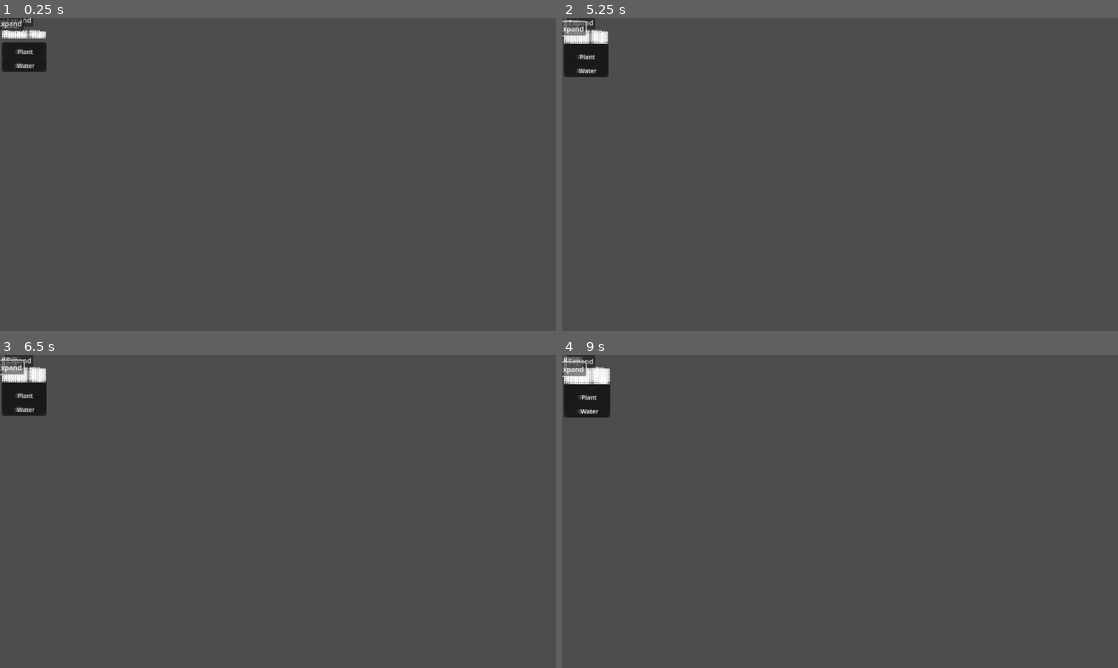
Above: before the commit, frames 1-4 (two rows, left to right).
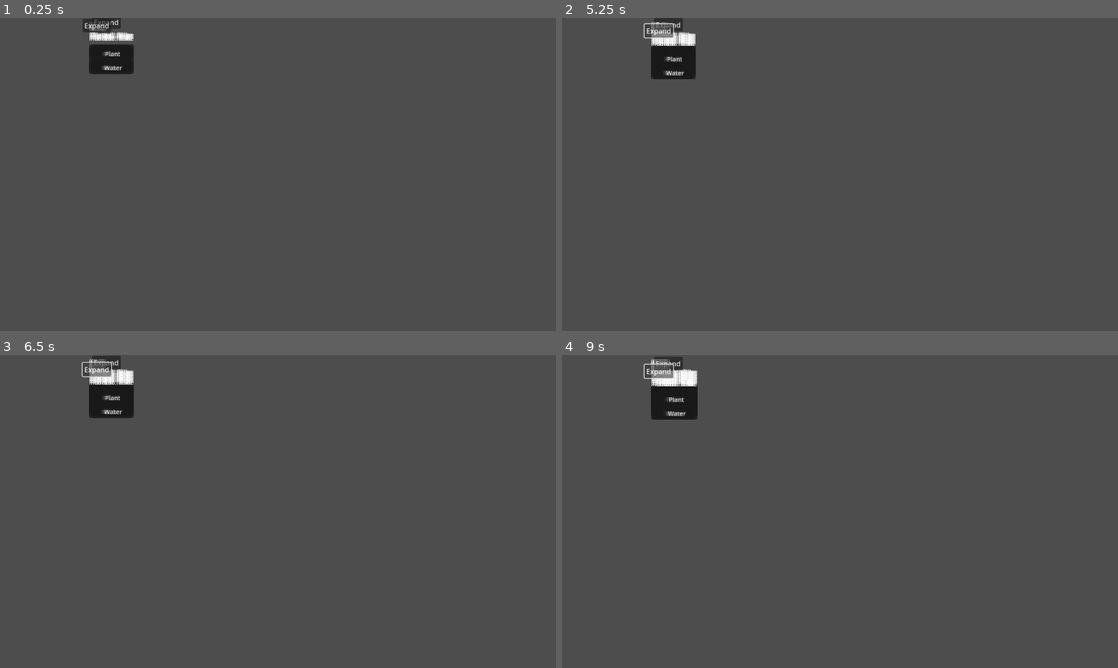
Above: after the commit, the same moments.

Repository: AtkinTC/Godot-Garden
Game: Godot game, scene res://Scenes/main.tscn
The game is run twice, just before and just after one commit, with the same random seed, the same clock (stepped at 60 frames per second) and the same inputs.
Inputs:
- Up to frame 1 (0.25 s): no input
- Up to frame 2 (5.25 s): click "Expand" at 0.5 s; click "Expand" at 1.25 s; click "Plant" at 2 s; click "Water" at 2.75 s; click "Plant" at 3.5 s; click "Water" at 4.25 s; click "Expand" at 5 s
- Up to frame 3 (6.5 s): click "Expand" at 5.75 s
- Up to frame 4 (9 s): click "Plant" at 6.5 s; click "Water" at 7.25 s; click "Expand" at 8 s; click "Expand" at 8.75 s

The runs differ from the first frame. In frame 1, 2.2% of the frame differs, in the area x 0-24%, y 0-18%; in frame 2, 2.7%; in frame 3, 2.7%; in frame 4, 2.9%, in the area x 0-25%, y 0-21%.

Commit message:
GardenGrid Positioning and new Camera

Diff:
--- a/Scenes/Garden/GardenGrid.gd
+++ b/Scenes/Garden/GardenGrid.gd
@@ -10,6 +10,7 @@
 
 # Called when the node enters the scene tree for the first time.
 func _ready():
+	position = Vector2.ZERO
 	PlantManager.setup_garden_plots(width, height)
 	reset_grid_plots()
 
--- a/Scenes/main.gd
+++ b/Scenes/main.gd
@@ -1,6 +1,6 @@
 extends Node2D
 
-@onready var seeds_list : ItemList = $Control/H/LPanel/SeedsList
+@onready var seeds_list : ItemList = $UI/H/LPanel/SeedsList
 var plant_list_indexes := {}
 
 var step_timer : Timer
--- a/Scenes/main.tscn
+++ b/Scenes/main.tscn
@@ -7,25 +7,23 @@
 [node name="Main" type="Node2D"]
 script = ExtResource( "1_83mxw" )
 
-[node name="Control" type="Control" parent="."]
-minimum_size = Vector2(1280, 720)
-size_flags_horizontal = 3
-size_flags_vertical = 3
+[node name="UI" type="CanvasLayer" parent="."]
 
-[node name="H" type="HBoxContainer" parent="Control"]
+[node name="H" type="HBoxContainer" parent="UI"]
 anchor_right = 1.0
 anchor_bottom = 1.0
+mouse_filter = 2
 
-[node name="LPanel" type="Control" parent="Control/H"]
+[node name="LPanel" type="Control" parent="UI/H"]
 minimum_size = Vector2(200, 0)
 offset_right = 200.0
 offset_bottom = 720.0
 
-[node name="Panel" type="Panel" parent="Control/H/LPanel"]
+[node name="Panel" type="Panel" parent="UI/H/LPanel"]
 anchor_right = 1.0
 anchor_bottom = 1.0
 
-[node name="SeedsList" type="ItemList" parent="Control/H/LPanel"]
+[node name="SeedsList" type="ItemList" parent="UI/H/LPanel"]
 anchor_right = 1.0
 allow_reselect = true
 auto_height = true
@@ -33,19 +31,24 @@
 item_0/text = "TEST_1 : 1"
 item_1/text = "TEST_2 : 1"
 
-[node name="GardenGrid" type="Control" parent="Control/H"]
-offset_left = 204.0
-offset_right = 1280.0
-offset_bottom = 720.0
+[node name="GardenNode" type="Node2D" parent="."]
+position = Vector2(205, 5)
+
+[node name="GardenGrid" type="Control" parent="GardenNode"]
+offset_right = 121.0
+offset_bottom = 135.0
+grow_horizontal = 2
+grow_vertical = 2
 size_flags_horizontal = 3
 script = ExtResource( "2_754aq" )
+metadata/_edit_use_custom_anchors = false
 
-[node name="UIGrid" type="GridContainer" parent="Control/H/GardenGrid"]
+[node name="UIGrid" type="GridContainer" parent="GardenNode/GardenGrid"]
 offset_right = 40.0
 offset_bottom = 40.0
 columns = 2
 
-[node name="Grid" type="GridContainer" parent="Control/H/GardenGrid/UIGrid"]
+[node name="Grid" type="GridContainer" parent="GardenNode/GardenGrid/UIGrid"]
 offset_right = 120.0
 offset_bottom = 135.0
 size_flags_horizontal = 3
@@ -53,9 +56,9 @@
 metadata/_edit_layout_mode = 1
 metadata/_edit_use_custom_anchors = false
 
-[node name="GardenPlot" parent="Control/H/GardenGrid/UIGrid/Grid" instance=ExtResource( "2_klh75" )]
+[node name="GardenPlot" parent="GardenNode/GardenGrid/UIGrid/Grid" instance=ExtResource( "2_klh75" )]
 
-[node name="Right" type="Panel" parent="Control/H/GardenGrid/UIGrid"]
+[node name="Right" type="Panel" parent="GardenNode/GardenGrid/UIGrid"]
 minimum_size = Vector2(120, 135)
 offset_left = 124.0
 offset_right = 244.0
@@ -63,7 +66,7 @@
 size_flags_horizontal = 0
 size_flags_vertical = 4
 
-[node name="ExpandRightButton" type="Button" parent="Control/H/GardenGrid/UIGrid/Right"]
+[node name="ExpandRightButton" type="Button" parent="GardenNode/GardenGrid/UIGrid/Right"]
 anchor_left = 0.5
 anchor_top = 0.5
 anchor_right = 0.5
@@ -74,7 +77,7 @@
 offset_bottom = 15.5
 text = "Expand"
 
-[node name="Down" type="Panel" parent="Control/H/GardenGrid/UIGrid"]
+[node name="Down" type="Panel" parent="GardenNode/GardenGrid/UIGrid"]
 minimum_size = Vector2(120, 135)
 offset_top = 139.0
 offset_right = 120.0
@@ -82,7 +85,7 @@
 size_flags_horizontal = 4
 size_flags_vertical = 0
 
-[node name="ExpandLeftButton" type="Button" parent="Control/H/GardenGrid/UIGrid/Down"]
+[node name="ExpandLeftButton" type="Button" parent="GardenNode/GardenGrid/UIGrid/Down"]
 anchor_left = 0.5
 anchor_top = 0.5
 anchor_right = 0.5
@@ -93,6 +96,10 @@
 offset_bottom = 15.5
 text = "Expand"
 
-[connection signal="item_selected" from="Control/H/LPanel/SeedsList" to="." method="_on_seeds_list_item_selected"]
-[connection signal="pressed" from="Control/H/GardenGrid/UIGrid/Right/ExpandRightButton" to="Control/H/GardenGrid" method="_on_expand_right_button_pressed"]
-[connection signal="pressed" from="Control/H/GardenGrid/UIGrid/Down/ExpandLeftButton" to="Control/H/GardenGrid" method="_on_expand_left_button_pressed"]
+[node name="Camera" type="Camera2D" parent="."]
+position = Vector2(640, 360)
+current = true
+
+[connection signal="item_selected" from="UI/H/LPanel/SeedsList" to="." method="_on_seeds_list_item_selected"]
+[connection signal="pressed" from="GardenNode/GardenGrid/UIGrid/Right/ExpandRightButton" to="GardenNode/GardenGrid" method="_on_expand_right_button_pressed"]
+[connection signal="pressed" from="GardenNode/GardenGrid/UIGrid/Down/ExpandLeftButton" to="GardenNode/GardenGrid" method="_on_expand_left_button_pressed"]
